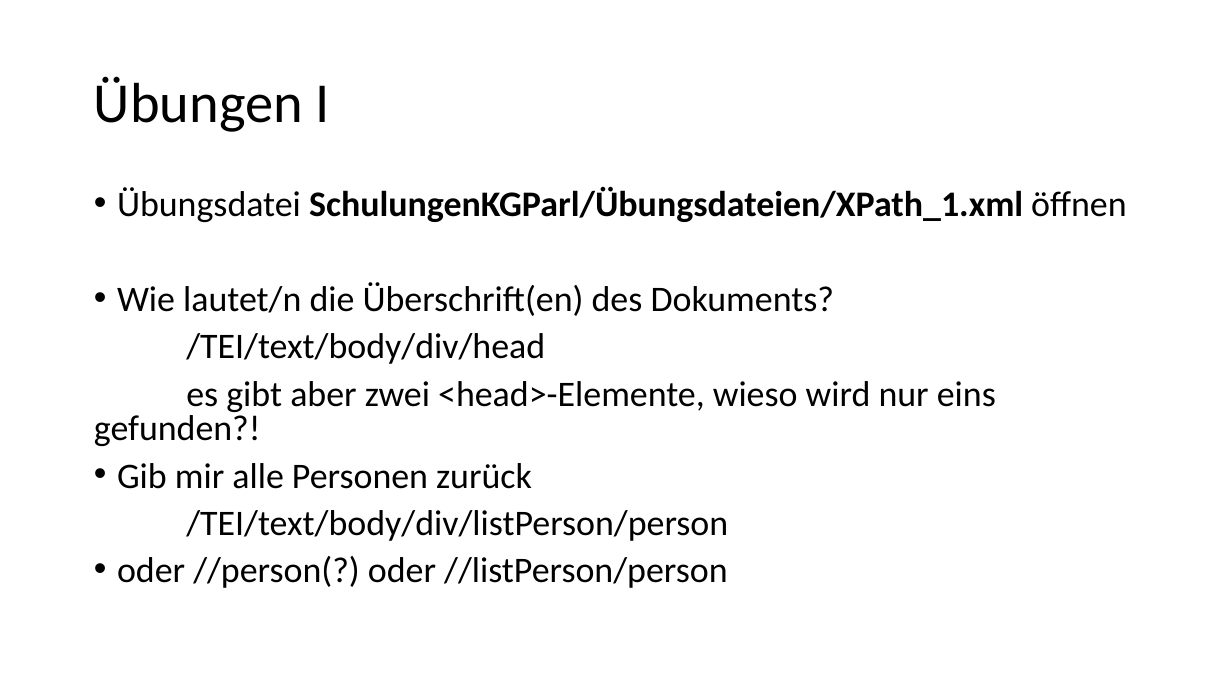
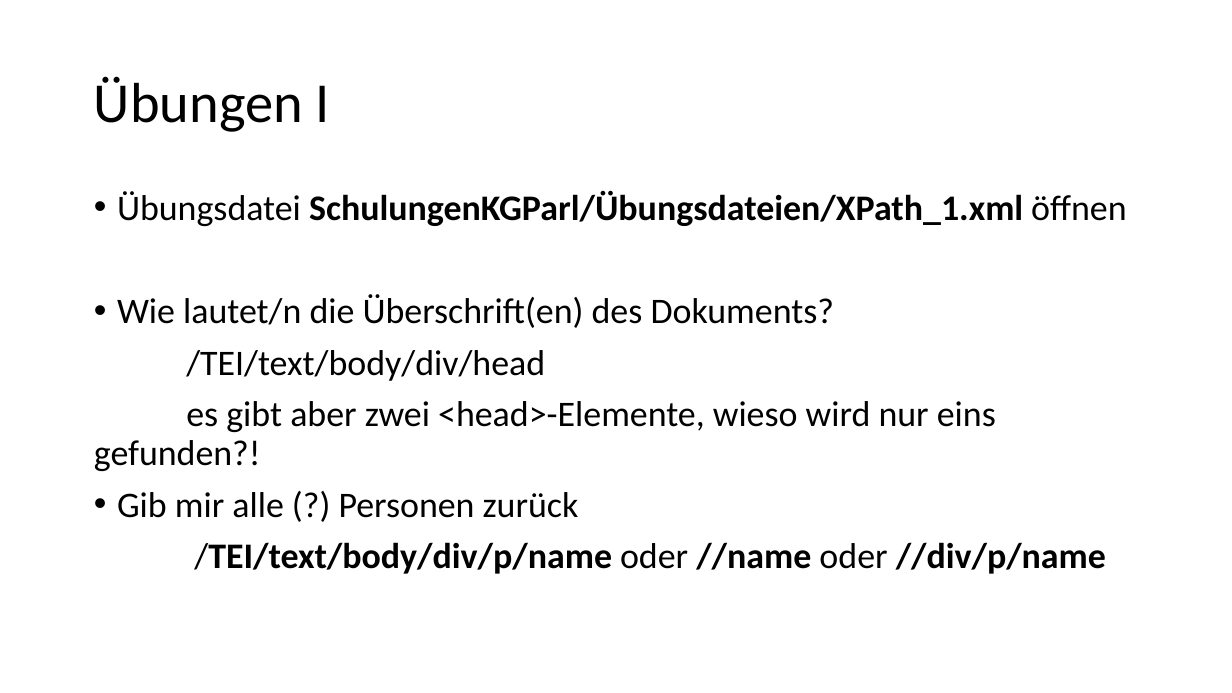
Before and after one commit to Lena-Luise/Lehre, a slide deck: slide 17 of SchulungenKGParl/Folien/XPath.pptx. Drawn at 1232x693 pixels with LibreOffice and Linux fonts; fonts in the diff are those of the drawing. Boxes give left, top, right and bottom in pixels: in the first picture for what was removed or moved away, otherwise in the second. Text is boxed around its words. In the diff, an @@ line names an element or a change of style, - is before the commit and + after.

Commit message:
Update Schulung

```diff
--- a/SchulungenKGParl/Folien/XPath.pptx
+++ b/SchulungenKGParl/Folien/XPath.pptx
@@ text at box(94, 190, 1126, 471): line spacing 0.8 to 0.9 @@
@@ text at box(117, 492, 1106, 574): text changed; bold on @@
-• Gib mir alle Personen zurück
-/TEI/text/body/div/listPerson/person
-• oder //person(?) oder //listPerson/person
+• Gib mir alle (?) Personen zurück
+/TEI/text/body/div/p/name oder //name oder //div/p/name
```
Also in this commit, not shown: 2 other slides changed, 1 other file.
